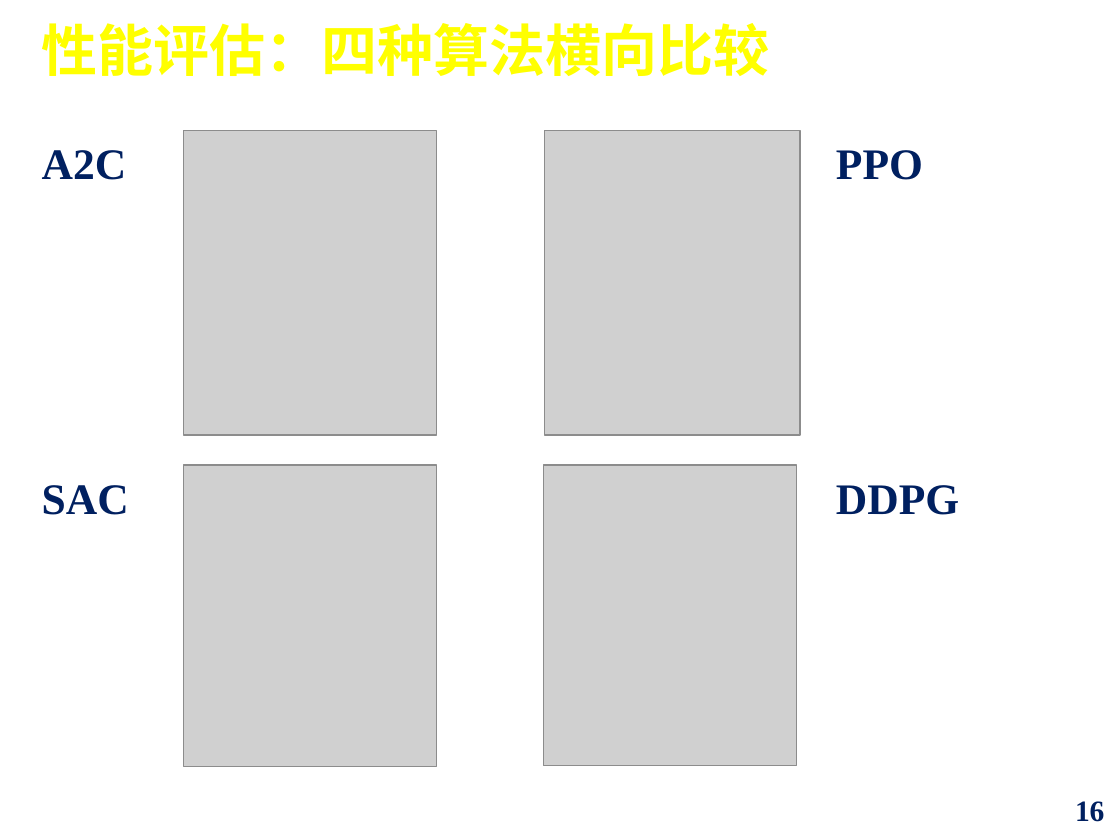
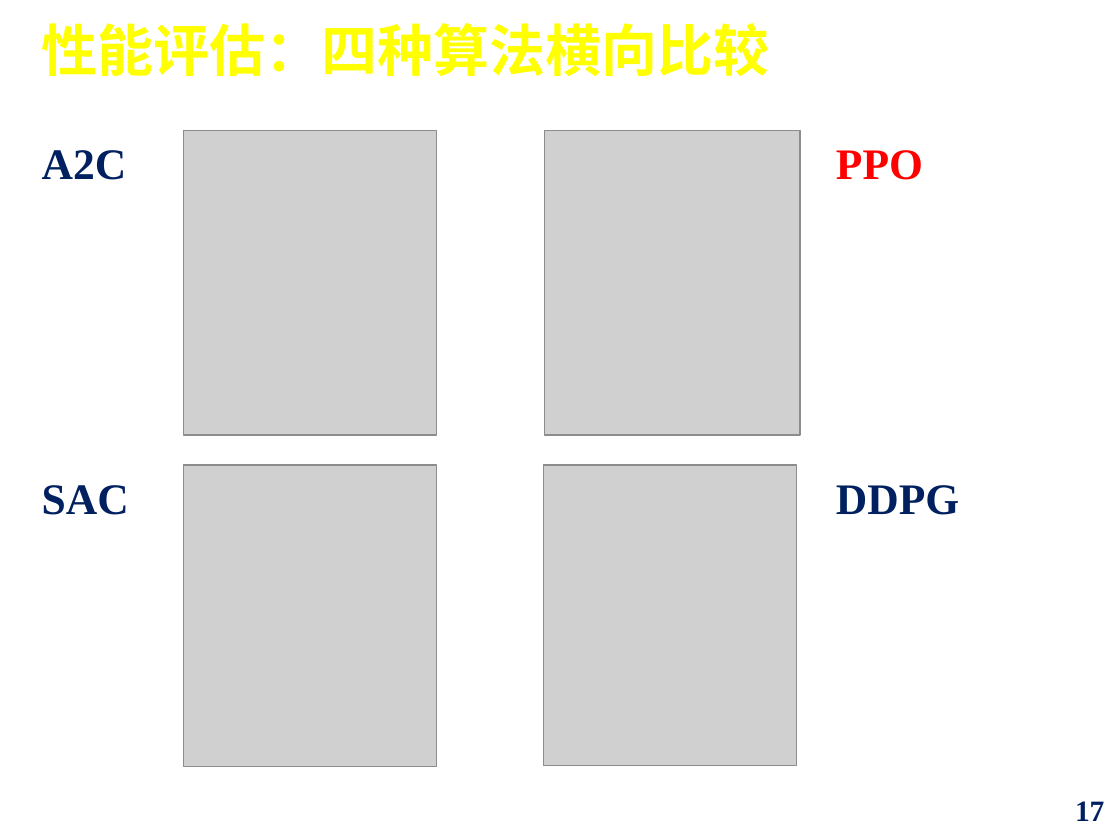
Before and after one commit to QYQSDTC/Reinforcement-Learning-in-Quantitative-Finance, a slide deck: slide 17 of 第43组_强化学习在量化金融中的应用.pptx (slide 16 before the commit). Drawn at 1120x840 pixels with LibreOffice and Linux fonts; fonts in the diff are those of the drawing; grey boxes stand for pictures; background and template pictures are left out. Boxes give left, top, right and bottom in pixels: in the first picture for what was removed or moved away, otherwise in the second. Text is boxed around its words. In the diff, an @@ line names an element or a change of style, - is before the commit and + after.

```diff
--- a/第43组_强化学习在量化金融中的应用.pptx
+++ b/第43组_强化学习在量化金融中的应用.pptx
@@ text "PPO" at (836,150,923,180): text colour #002060 to #FF0000 @@
@@ page number at (1075,801,1104,821): text changed @@
-16
+17
```
Also in this commit, not shown: 3 other slides changed, 1 slide added, 3 other files.
